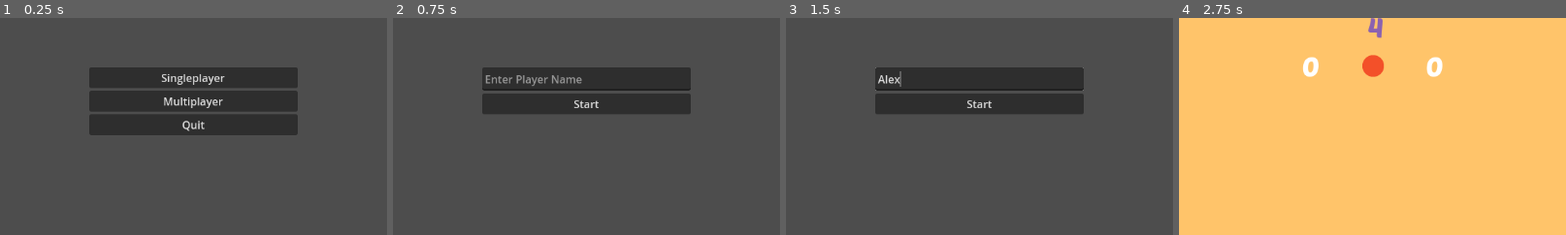
Above: before the commit, frames 1-4 (left to right).
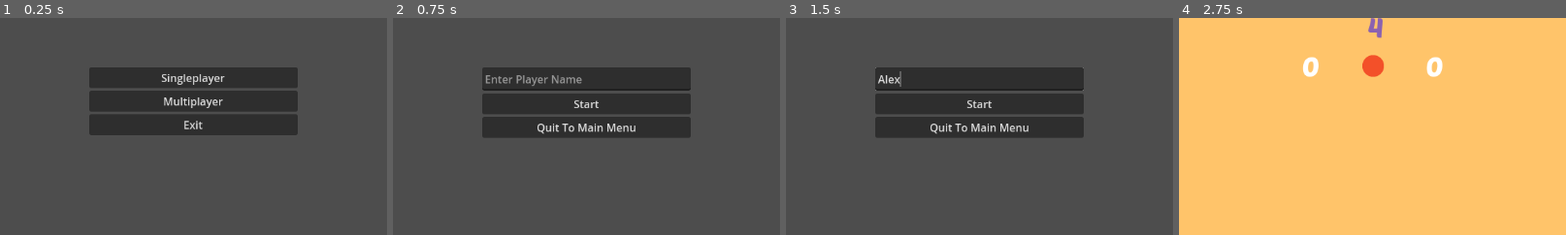
Above: after the commit, the same moments.

Repository: catarinaflores/Pong_CatarinaCosta
Game: Godot game, scene res://main_menu/main_menu.tscn
Same seed, same stepped clock (60 frames per second), same inputs: the game is played once before the commit and once after it.
Inputs (mouse positions are % of the whole screen's width and height, from its top left):
- Up to frame 1 (0.25 s): no input
- Up to frame 2 (0.75 s): click "Singleplayer" at 0.5 s
- Up to frame 3 (1.5 s): click (50, 53) at 1.27 s; type "Alex" at 1.35 s
- Up to frame 4 (2.75 s): click "Start" at 2 s
The pictures show only the part of the screen within x 25-75%, y 39-89%; the shares and areas given below are measured in that part.

The runs differ from the first frame. In frame 1, 0.2% of the frame differs, in the area x 47-53%, y 47-53%; in frame 2, 4.8%, in the area x 23-77%, y 45-55%; in frame 3, 4.8%; in frame 4, nothing differs.

Commit message:
quit buttons added

Diff:
--- a/main_menu/main_menu.tscn
+++ b/main_menu/main_menu.tscn
@@ -45,7 +45,7 @@
 
 [node name="QuitGameButton" type="Button" parent="VBoxContainer/VBoxContainer"]
 layout_mode = 2
-text = "Quit"
+text = "Exit"
 
 [connection signal="pressed" from="VBoxContainer/VBoxContainer/StartGameButton" to="." method="_on_start_game_button_pressed"]
 [connection signal="pressed" from="VBoxContainer/VBoxContainer/MultiplayerButton" to="." method="_on_multiplayer_button_pressed"]
--- a/multiplayer_menu.gd
+++ b/multiplayer_menu.gd
@@ -9,3 +9,7 @@
 	GameManager.player1_name = player_name_field.text
 	GameManager.player2_name = player_2_name_field.text
 	get_tree().change_scene_to_file("res://multiplayer_level/multiplayer_level.tscn")
+
+
+func _on_quit_button_pressed() -> void:
+	get_tree().change_scene_to_file("res://main_menu/main_menu.tscn")
--- a/multiplayer_menu.tscn
+++ b/multiplayer_menu.tscn
@@ -51,4 +51,9 @@
 layout_mode = 2
 text = "Start"
 
+[node name="QuitButton" type="Button" parent="VBoxContainer/VBoxContainer"]
+layout_mode = 2
+text = "Quit To Main Menu"
+
 [connection signal="pressed" from="VBoxContainer/VBoxContainer/MultiplayerButton" to="." method="_on_multiplayer_button_pressed" flags=18]
+[connection signal="pressed" from="VBoxContainer/VBoxContainer/QuitButton" to="." method="_on_quit_button_pressed"]
--- a/singleplayer_menu.gd
+++ b/singleplayer_menu.gd
@@ -8,3 +8,8 @@
 func _on_start_game_button_pressed() -> void:
 	GameManager.player1_name = player_name_field.text
 	get_tree().change_scene_to_file("res://level/level.tscn")
+
+
+
+func _on_quit_button_pressed() -> void:
+	get_tree().change_scene_to_file("res://main_menu/main_menu.tscn")
--- a/singleplayer_menu.tscn
+++ b/singleplayer_menu.tscn
@@ -45,4 +45,9 @@
 layout_mode = 2
 text = "Start"
 
+[node name="QuitButton" type="Button" parent="VBoxContainer/VBoxContainer"]
+layout_mode = 2
+text = "Quit To Main Menu"
+
 [connection signal="pressed" from="VBoxContainer/VBoxContainer/StartGameButton" to="." method="_on_start_game_button_pressed" flags=18]
+[connection signal="pressed" from="VBoxContainer/VBoxContainer/QuitButton" to="." method="_on_quit_button_pressed"]
